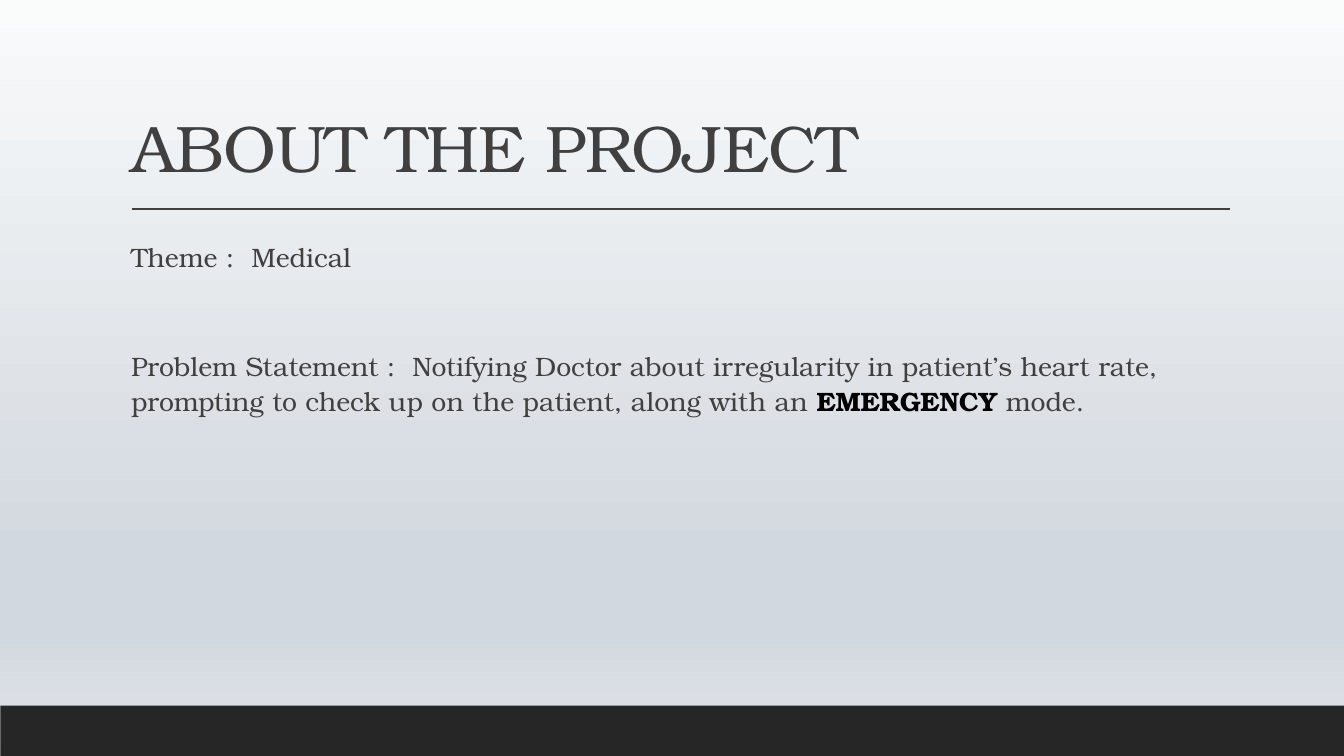
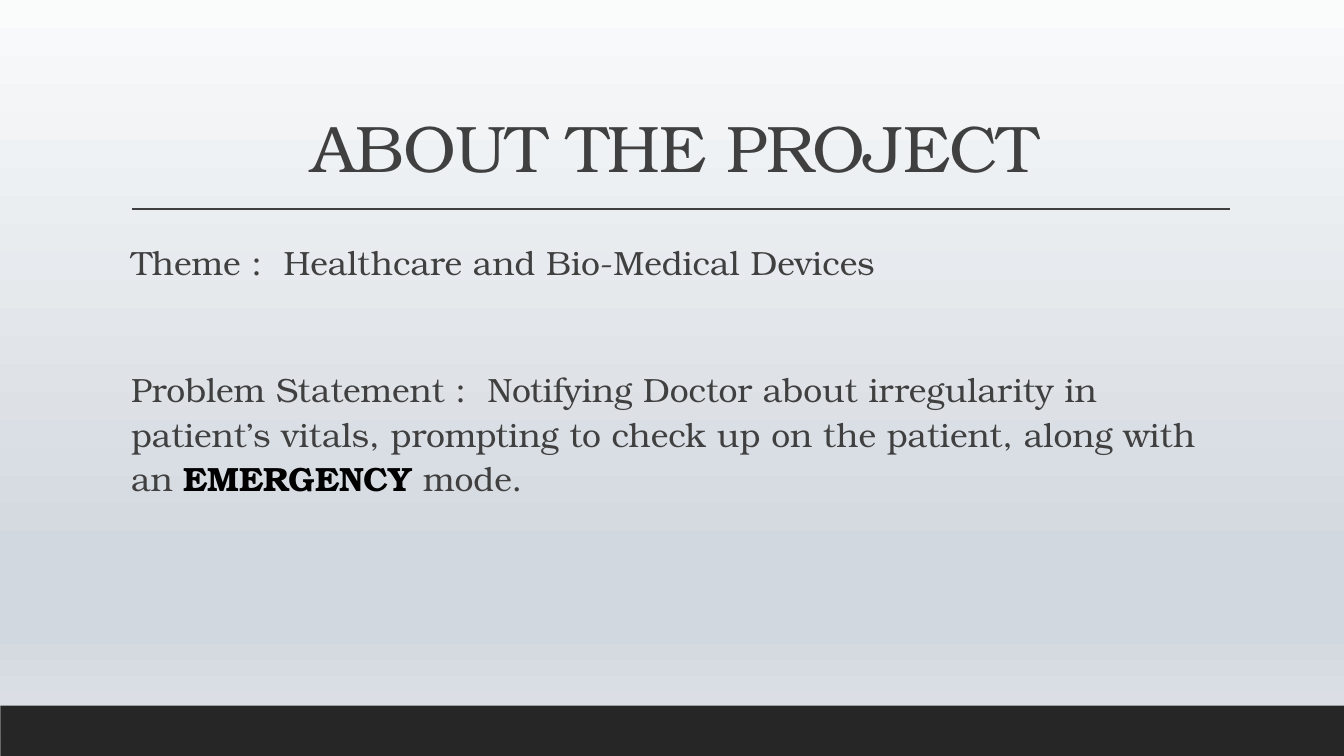
Before and after one commit to amitgit0304/CodeCrafters1, a slide deck: slide 2 of Presentation/BRAIN RAIN.pptx (slide 3 before the commit). Drawn at 1344x756 pixels with LibreOffice and Linux fonts; fonts in the diff are those of the drawing. Boxes give left, top, right and bottom in pixels: in the first picture for what was removed or moved away, otherwise in the second. Text is boxed around its words. In the diff, an @@ line names an element or a change of style, - is before the commit and + after.

```diff
--- a/Presentation/BRAIN RAIN.pptx
+++ b/Presentation/BRAIN RAIN.pptx
@@ title "ABOUT THE PROJECT" at (312, 126, 1038, 173): alignment left to centre @@
@@ text at (131, 251, 1195, 492): text changed; size 19 to 24 pt @@
-  Theme : Medical
-  Problem Statement : Notifying Doctor about irregularity in patient’s heart rate, prompting to check up on the patient, along with an EMERGENCY mode.
+  Theme : Healthcare and Bio-Medical Devices
+  Problem Statement : Notifying Doctor about irregularity in patient’s vitals, prompting to check up on the patient, along with an EMERGENCY mode.
```
Also in this commit, not shown: 2 other slides changed, 5 slides added, 1 slide removed.
